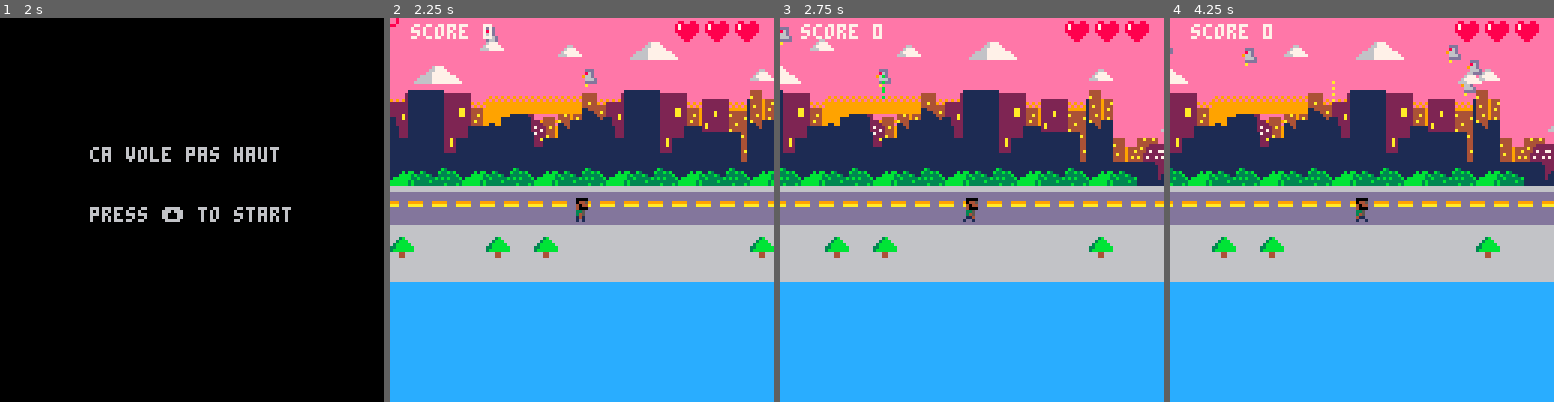
Above: before the commit, frames 1-4 (left to right).
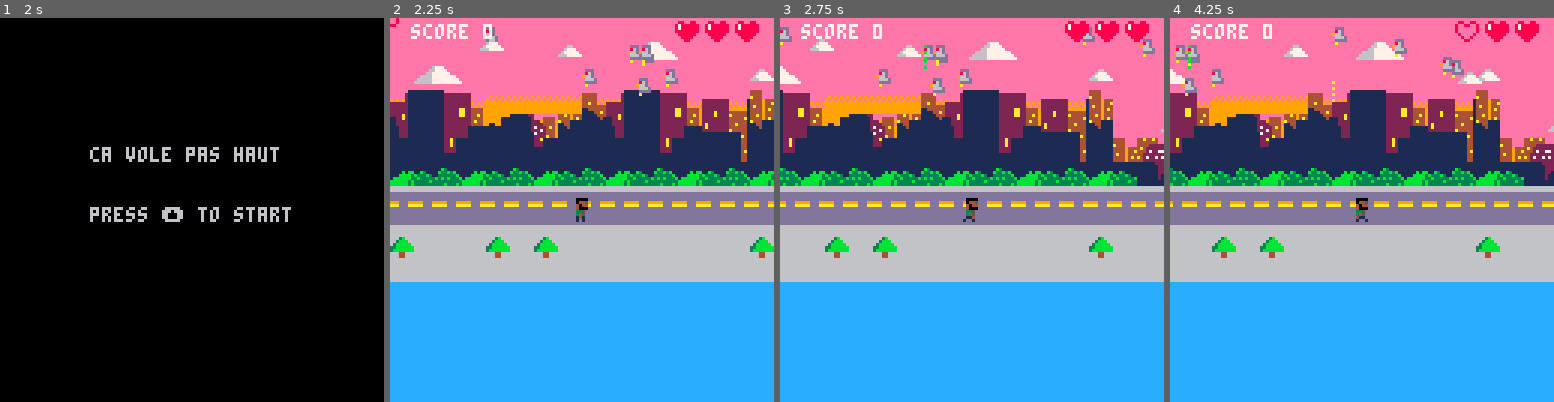
Above: after the commit, the same moments.

Repository: julie17-d/projet-collectif---pico-8
Game: PICO-8 cartridge commun.p8
Same seed, same stepped clock (60 frames per second), same inputs: the game is played once before the commit and once after it.
Inputs:
- Up to frame 1 (2 s): tap X (X key) at 0.33, 1.07, 1.85 s; tap O (Z key) at 0.7, 1.7 s; hold Right from 1.6 s (still down)
- Up to frame 2 (2.25 s): release Right at 2.1 s; tap O (Z key) at 2.1 s; hold Up from 2.15 s (still down)
- Up to frame 3 (2.75 s): release Up at 2.42 s; hold Right from 2.47 s (still down); tap O (Z key) at 2.5 s
- Up to frame 4 (4.25 s): tap O (Z key) every 0.4 s from 2.9 to 4.1 s; tap X (X key) at 2.97, 4.08 s; release Right at 3.03 s; hold Left 3.08-3.58 s; hold Right from 4.02 s (still down)

Frame 1 is identical in both runs. In frame 2, 0.4% of the frame differs, in the area x 61-75%, y 7-21%; in frame 3, 0.7%; in frame 4, 1.5%, in the area x 0-82%, y 1-21%.

Commit message:
fientes 2

Diff:
--- a/commun.p8
+++ b/commun.p8
@@ -145,12 +145,12 @@
 	for pigeon in all(pigeons) do
 		pigeon.x-= 0.5
 
-		if pigeon.x <  rnd(p.x+6)
-		and pigeon.x > rnd(p.x -6) then
+		if pigeon.x <  rnd(p.x+5)
+		and pigeon.x > rnd(p.x -5) then
 			new_fientes = {
         	x=pigeon.x,
         	y=pigeon.y,
-        	speed=rnd(3)
+        	speed=0.5
     		}
     		add(fientes, new_fientes)
 		end
@@ -372,7 +372,7 @@
 	--pigeon
 
 	if #pigeons==0 then
-		spawn_pigeons(rnd(7))
+		spawn_pigeons (rnd(15))
 	end
 	update_pigeons()
 
